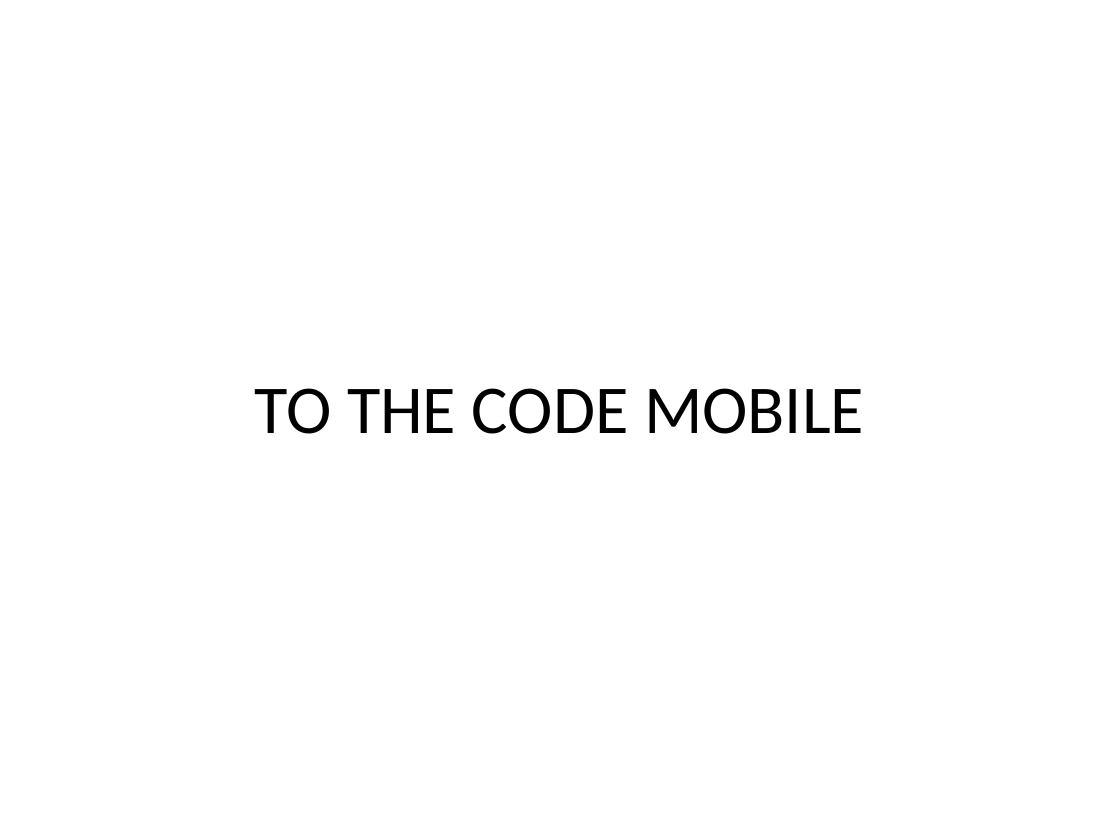
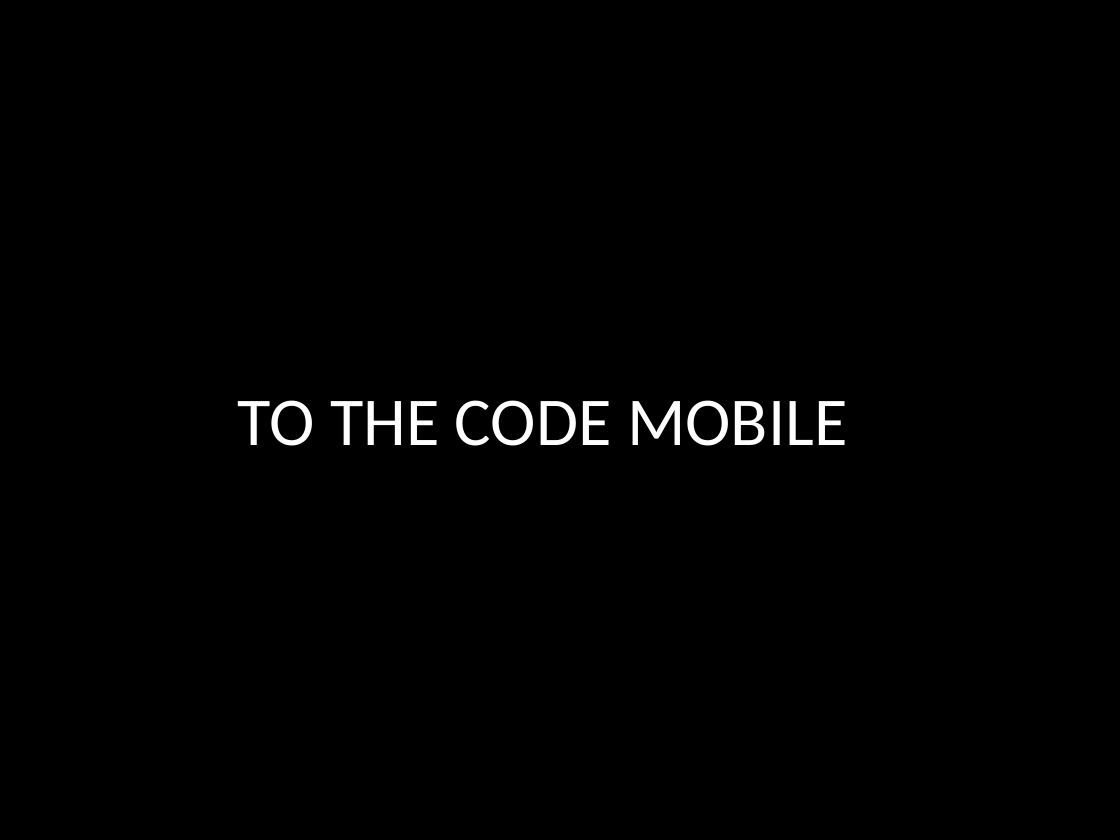
Before and after one commit to JadJabbour/JSOOWorkshop, a slide deck: slide 13 of JavaScript OO.pptx. Drawn at 1120x840 pixels with LibreOffice and Linux fonts; fonts in the diff are those of the drawing. Boxes give left, top, right and bottom in pixels: in the first picture for what was removed or moved away, otherwise in the second. Text is boxed around its words. In the diff, an @@ line names an element or a change of style, - is before the commit and + after.

Commit message:
presentation style

```diff
--- a/JavaScript OO.pptx
+++ b/JavaScript OO.pptx
@@ background #FFFFFF to #000000 @@
@@ title "TO THE CODE MOBILE": place and size @@
-title "TO THE CODE MOBILE" at bbox=[255, 388, 864, 434]
+title "TO THE CODE MOBILE" at bbox=[238, 400, 847, 446]
@@ title "TO THE CODE MOBILE" at bbox=[238, 400, 847, 446]: text colour #000000 to #FFFFFF @@
```
Also in this commit, not shown: 16 other slides changed.
